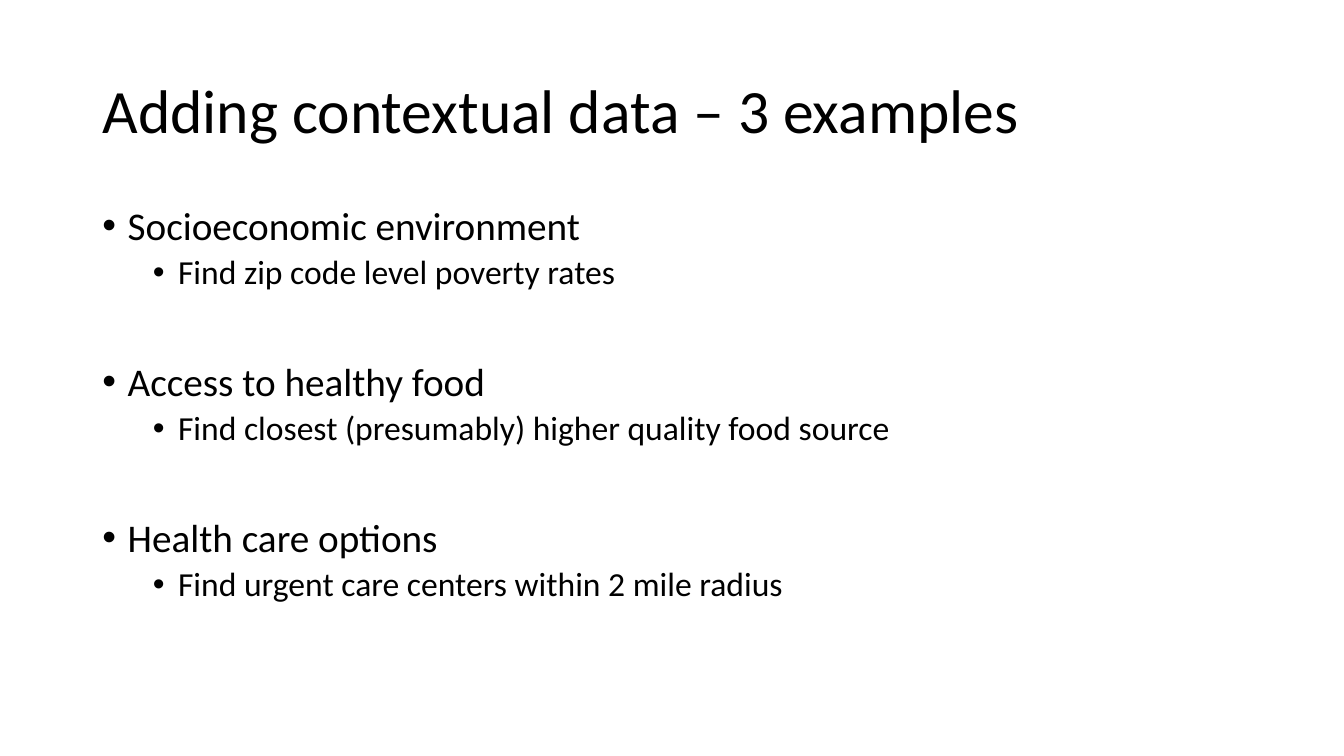
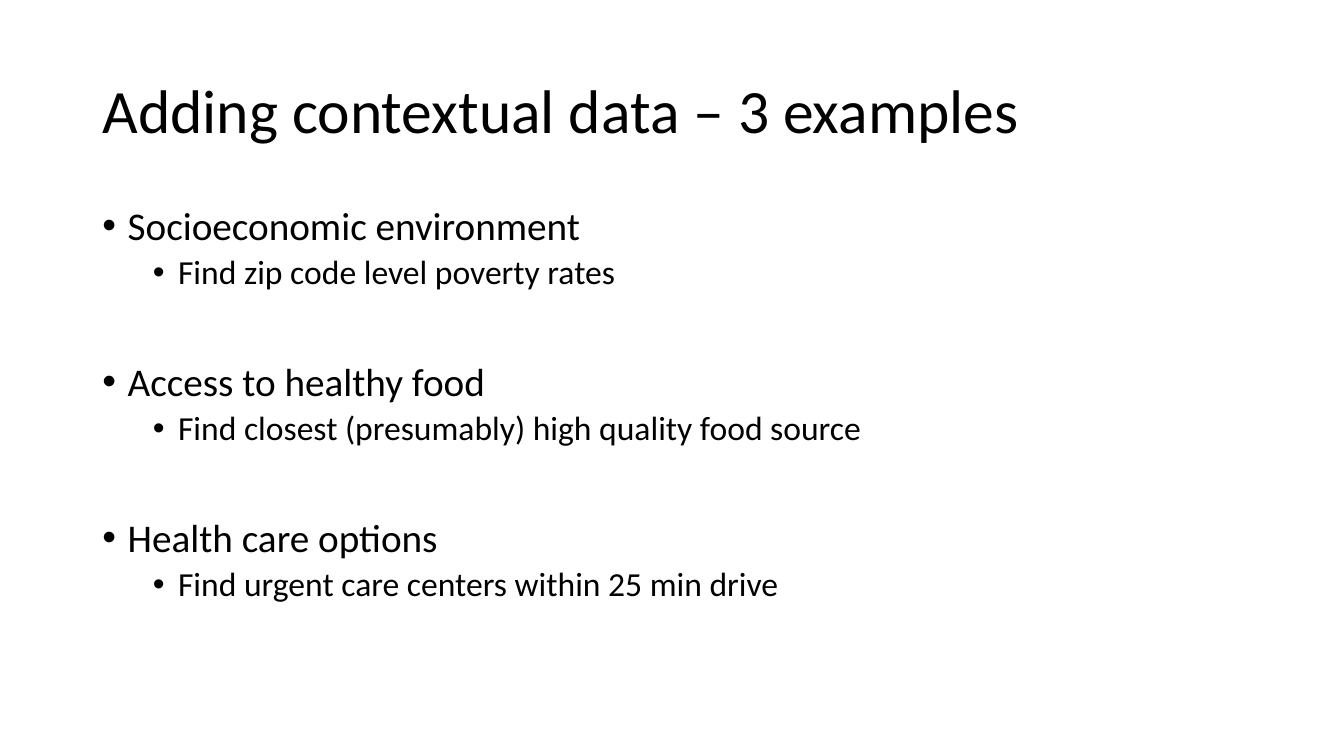
Before and after one commit to nrjjones/BuildingContextualData, a slide deck: slide 18 of presentation/Jones - Contextual Data Presentation.pptx. Drawn at 1344x756 pixels with LibreOffice and Linux fonts; fonts in the diff are those of the drawing. Boxes give left, top, right and bottom in pixels: in the first picture for what was removed or moved away, otherwise in the second. Text is boxed around its words. In the diff, an @@ line names an element or a change of style, - is before the commit and + after.

```diff
--- a/presentation/Jones - Contextual Data Presentation.pptx
+++ b/presentation/Jones - Contextual Data Presentation.pptx
@@ text at box(178, 415, 861, 446): text changed @@
-  • Find closest (presumably) higher quality food source
+  • Find closest (presumably) high quality food source
@@ text at box(178, 572, 779, 602): text changed @@
-  • Find urgent care centers within 2 mile radius
+  • Find urgent care centers within 25 min drive
```
Also in this commit, not shown: 8 other slides changed, 2 other files.
